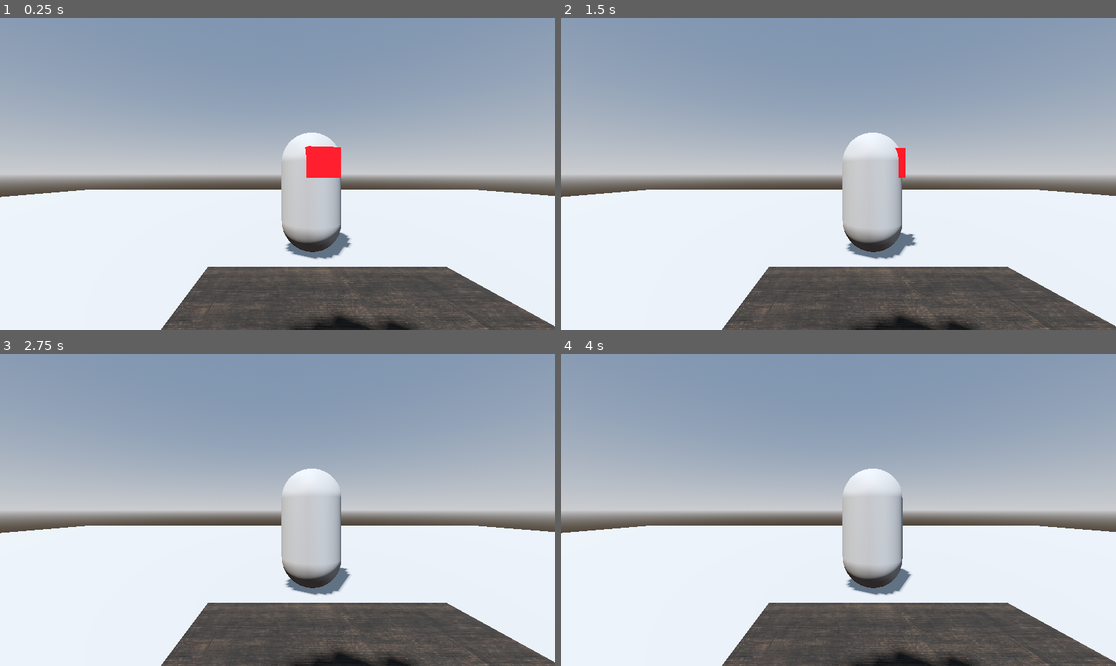
Above: before the commit, frames 1-4 (two rows, left to right).
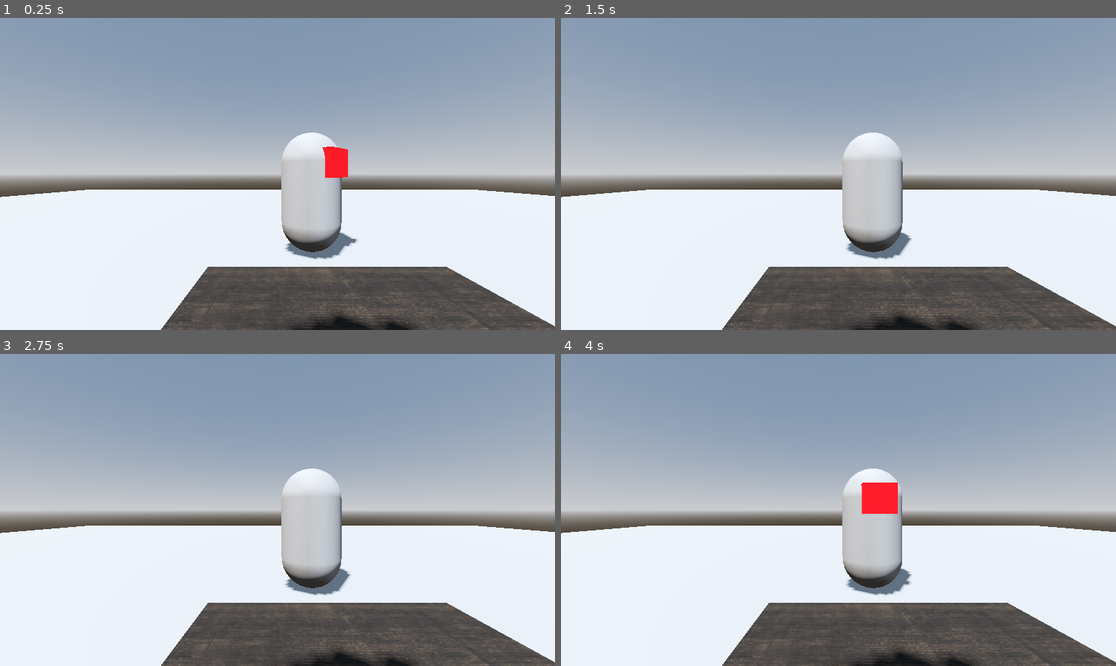
Above: after the commit, the same moments.

Repository: oneshot-death/3d-school-game
Game: Godot game, scene res://Levels/classroom.tscn
The game is run twice, just before and just after one commit, with the same random seed, the same clock (stepped at 60 frames per second) and the same inputs.
Inputs (mouse positions are in pixels of both pictures, inside the frame that each line leads up to):
- Up to frame 1 (0.25 s): no input
- Up to frame 2 (1.5 s): tap Enter (ui_accept) at 0.5, 0.77 s; move the mouse to (866, 174) at 0.52 s; hold W (move_forward) from 0.53 s (still down); move the mouse to (810, 174) at 1.27 s
- Up to frame 3 (2.75 s): keep holding W (move_forward); tap Enter (ui_accept) at 1.52 s; move the mouse to (288, 503) at 2.02 s
- Up to frame 4 (4 s): keep holding W (move_forward); move the mouse to (832, 516) at 2.77 s; tap Enter (ui_accept) at 3.02, 3.77 s; move the mouse to (877, 513) at 3.52 s

The runs differ from the first frame. In frame 1, 0.5% of the frame differs, in the area x 51-65%, y 40-74%; in frame 2, 0.2%; in frame 3, less than 0.1%; in frame 4, 0.7%, in the area x 54-64%, y 41-75%.

Commit message:
Scrapped almost everything

Diff:
--- a/Enemy/enemy.gd
+++ b/Enemy/enemy.gd
@@ -1,37 +1,31 @@
-extends CharacterBody3D
+extends Node3D
 
-@export var rotation_speed_degrees:float=90
+@export var rotation_speed_degrees: float = 180.0 # degrees per second
+@export var wait_time: float = 2.0               # seconds to wait after rotating 180°
 
-@onready var timer:Timer=$Timer
+@onready var timer: Timer = $Timer
 
-var target_angle:float=180.0
-var rotating_left:bool=true
-#var rotating_right:bool=false
-var start_angle:float
-
-var alternate_check_for_game_over:int=0
-
-var game_over_send:bool=false
+var rotating: bool = true
+var rotated_angle: float = 0.0
+var direction: int = 1  # 1 = clockwise, -1 = counterclockwise
 
 func _ready() -> void:
-	start_angle=rotation_degrees.y
-	var player=get_tree().get_first_node_in_group("player")
-
-func _physics_process(delta: float) -> void:
-	if rotating_left:
-		rotation_degrees.y+=rotation_speed_degrees*delta
-		if rotation_degrees.y-start_angle>=target_angle:
-			rotating_left=false
-			alternate_check_for_game_over+=1
-			if alternate_check_for_game_over%2==0 && game_over_send==false: #check if enemy is looking at player again
-				game_over_send=true
-			timer.start()
-			start_angle=rotation_degrees.y
+	timer.wait_time = wait_time
+	timer.one_shot = true
+	timer.timeout.connect(_on_timer_timeout)
 
 func _process(delta: float) -> void:
-	pass #maybe run a signal that connects to player anytime game_over_send is true
+	if rotating:
+		var rotation_amount = rotation_speed_degrees * delta
+		rotated_angle += rotation_amount
 
+		rotate_y(deg_to_rad(rotation_amount * direction))
+
+		if rotated_angle >= 180.0:
+			rotated_angle = 0.0
+			rotating = false
+			direction *= -1
+			timer.start()
 
 func _on_timer_timeout() -> void:
-	rotating_left=true
-	game_over_send=false
+	rotating = true
--- a/Enemy/enemy.tscn
+++ b/Enemy/enemy.tscn
@@ -11,7 +11,6 @@
 
 [node name="Enemy" type="CharacterBody3D"]
 script = ExtResource("1_2pb1h")
-rotation_speed_degrees = 50.0
 
 [node name="MeshInstance3D" type="MeshInstance3D" parent="."]
 mesh = SubResource("CapsuleMesh_hvfyp")
@@ -30,6 +29,3 @@
 material = SubResource("StandardMaterial3D_xjnqo")
 
 [node name="Timer" type="Timer" parent="."]
-wait_time = 3.0
-
-[connection signal="timeout" from="Timer" to="." method="_on_timer_timeout"]
